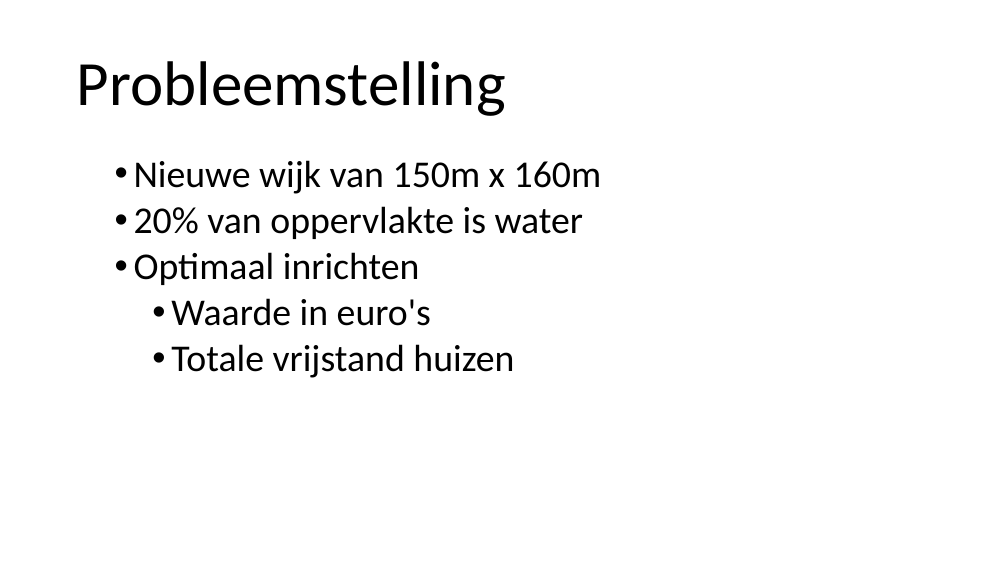
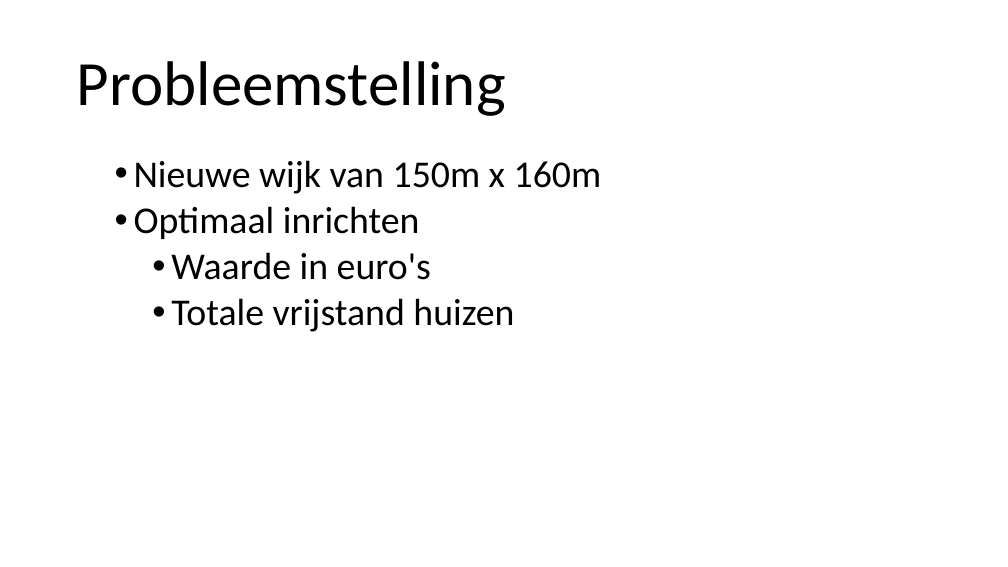
Before and after one commit to JoeySchouten/Heuristieken, a slide deck: slide 3 of documentatie/Amstelhaege.pptx. Drawn at 1008x567 pixels with LibreOffice and Linux fonts; fonts in the diff are those of the drawing; background and template pictures are left out. Boxes give left, top, right and bottom in pixels: in the first picture for what was removed or moved away, otherwise in the second. Text is boxed around its words. In the diff, an @@ line names an element or a change of style, - is before the commit and + after.

```diff
--- a/documentatie/Amstelhaege.pptx
+++ b/documentatie/Amstelhaege.pptx
@@ text at (134, 206, 584, 239): paragraph removed @@
-  • 20% van oppervlakte is water
```
Also in this commit, not shown: 3 other slides changed, 5 slides added, 1 slide removed.
